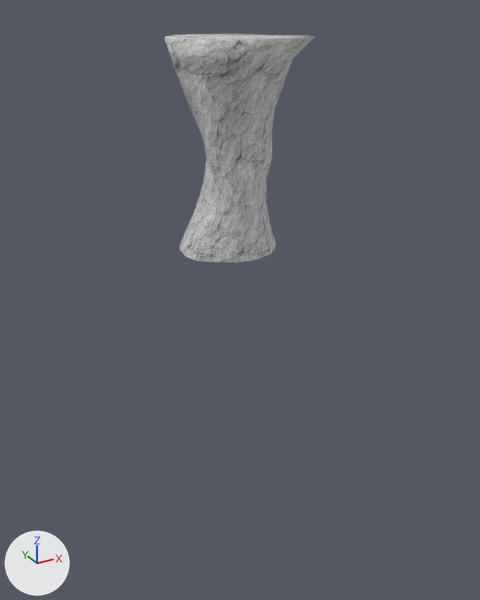
A saved change to the FBX model Assets/Art/Models/Cliff-Rocks/Clif_New_02.fbx.
Camera for both pictures: a camera (50 mm lens) standing at (-369.0, -683.0, 144.0) and looking at (15.0, 15.0, -205.0). The lights are fixed; the arrows at lower left show +X, +Y and +Z. Where no turn or scale is listed for an object, it has been applied to the vertices.

Names of what the first picture shows: 'Clif_New_02'.
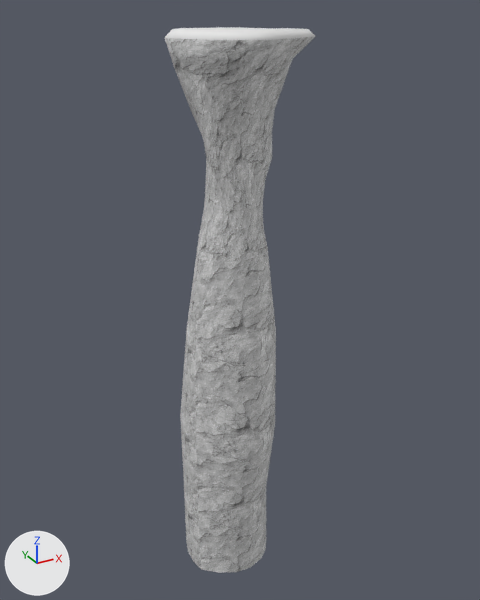
Patch to the scene script:
```diff
--- a/Assets/Art/Models/Cliff-Rocks/Clif_New_02.fbx.py
+++ b/Assets/Art/Models/Cliff-Rocks/Clif_New_02.fbx.py
@@ mat_moss @@
+mat_moss = principled_material('Moss')
+mat_moss.base_color = (0.8, 0.8, 0.8)  # white #e7e7e7
+mat_moss.roughness = 0.768
@@ me_clif_new_02 @@
 # used by ob_clif_new_02; location = (0.0, 0.0, 0.0)
-me_clif_new_02.from_pydata(...)  # 176 vertices, 167 faces; spans x -81.0..94.0, y -86.0..89.0, z -126.0..115.0
+me_clif_new_02.from_pydata(...)  # 256 vertices, 247 faces; spans x -81.0..94.0, y -86.0..89.0, z -604.0..123.0
+# me_clif_new_02 part 1
+# 3 vertices in x 16.0..37.0, y -34.0..-12.0, z -43.0 move by (-2.0, 1.0, 1.0)
+# 56 vertices move from x -66.0..53.0, y -50.0..51.0, z -126.0..-41.0 to x -51.0..41.0, y -49.0..39.0, z -138.0..-41.0
+# 57 vertices are added at x -73.0..58.0, y -71.0..60.0, z -604.0..-238.0
+# 7 new vertices lie (2.0, 0.0, -108.0) away from vertices in x -73.0..46.0, y -50.0..2.0, z -493.0
+# 64 new faces join them, mat_rock (picture img_rock_5_jpg)
+# me_clif_new_02 part 2
+# 14 vertices are removed from x -48.0..42.0, y -53.0..43.0, z 115.0
+# 22 faces are deleted
+# 2 vertices move from x 0.0..14.0, y 32.0..35.0, z 115.0 to x 13.0..46.0, y 72.0..81.0, z 123.0
+# 30 vertices are added at x -73.0..85.0, y -78.0..76.0, z 123.0
+# 38 new faces join them, mat_moss (white #e7e7e7)
 me_clif_new_02.materials.append(mat_rock)
+me_clif_new_02.materials.append(mat_moss)  # white #e7e7e7
```

What differs and where, as boxes (x1, y1, x2, y2) in the pictures (480 x 600 px):
'Clif_New_02', reshaped (139% taller)
    before: (165, 34, 316, 262)
    after: (165, 27, 316, 573)
part 1 of me_clif_new_02, built on
    before: (180, 161, 276, 262)
    after: (180, 160, 276, 573)
part 2 of me_clif_new_02, built on
    before: (165, 34, 315, 40)
    after: (165, 27, 315, 40)
